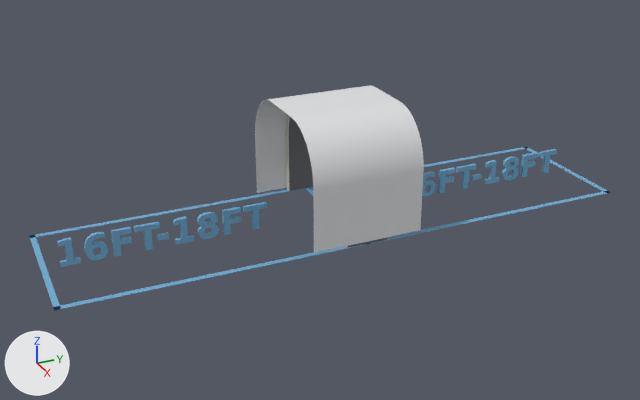
The glTF model public/colibri-cover.glb: old version first, new version second.
Camera for both pictures: a 50 mm lens placed at (16.34, -1.29, 8.57), pointed at (0.32, 5.92, 0.56). Lighting does not change. The marker at lower left points along +X, +Y and +Z. The older version comes first.

The first picture shows 'arch_shell', 'label_far_end', 'label_near_end', 'lane_left', 'lane_right', 'sun_cover' and 3 more.
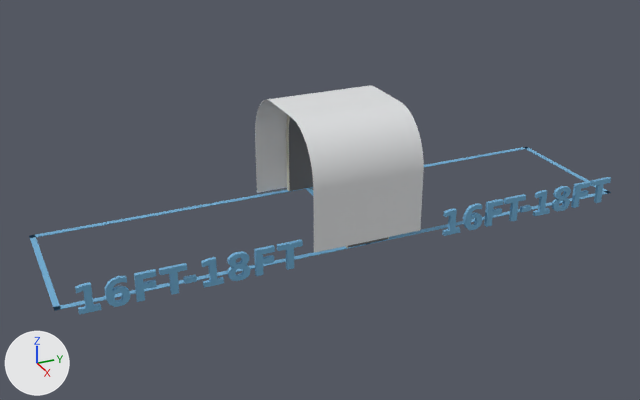
Boxes [x1, y1, x2, y2] around the edits, measured in the pictures (640 x 400 px):
'label_near_end', moved
    before: [57, 202, 267, 267]
    after: [75, 240, 303, 315]
'label_far_end', moved
    before: [422, 149, 557, 196]
    after: [442, 177, 611, 236]

The change, as a list of edits to the scene's bpy script:
```text
Change me_label_near_end:
    used by ob_label_near_end; location = (0.0, 0.0, 0.0)
    remove me_label_near_end.from_pydata(...)  # 350 vertices, 676 faces; spans x -0.04..0.04, y 0.39..4.79, z 0.0..0.59
    add me_label_near_end.from_pydata(...)  # 350 vertices, 676 faces; spans x 1.91..1.99, y 0.39..4.79, z 0.0..0.59
    me_label_near_end part 1: the whole mesh is moved by (1.95, 0.0, 0.0)
Change me_label_far_end:
    used by ob_label_far_end; location = (0.0, 0.0, 0.0)
    remove me_label_far_end.from_pydata(...)  # 350 vertices, 676 faces; spans x -0.04..0.04, y 8.07..12.47, z 0.0..0.59
    add me_label_far_end.from_pydata(...)  # 350 vertices, 676 faces; spans x 1.91..1.99, y 8.07..12.47, z 0.0..0.59
    me_label_far_end part 2: the whole mesh is moved by (1.95, 0.0, 0.0)
```
